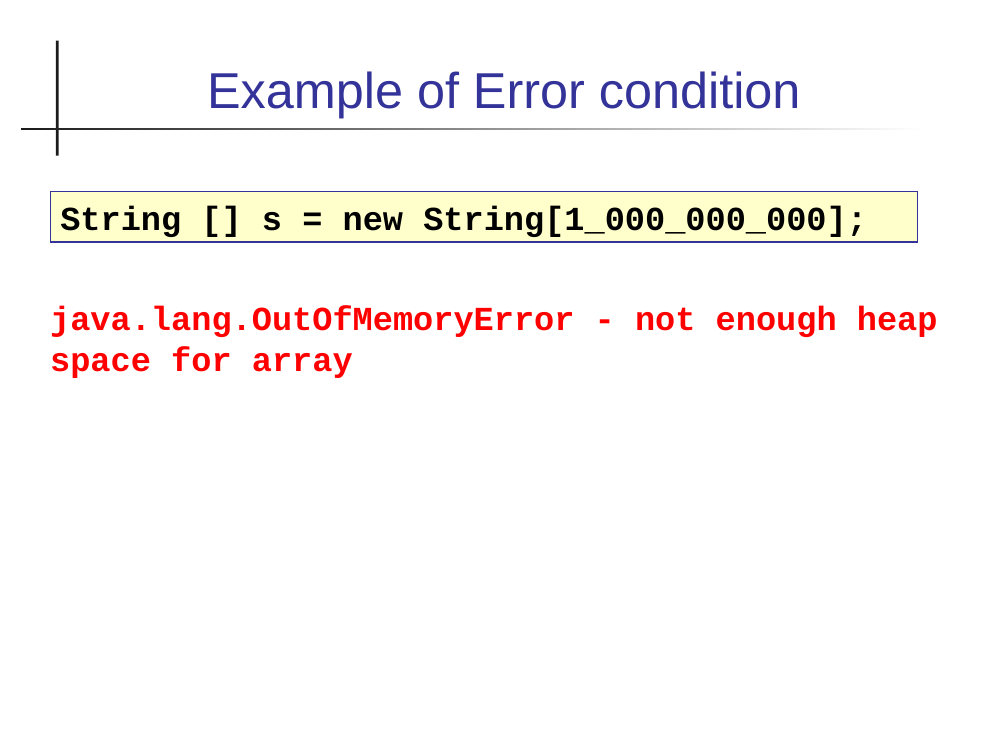
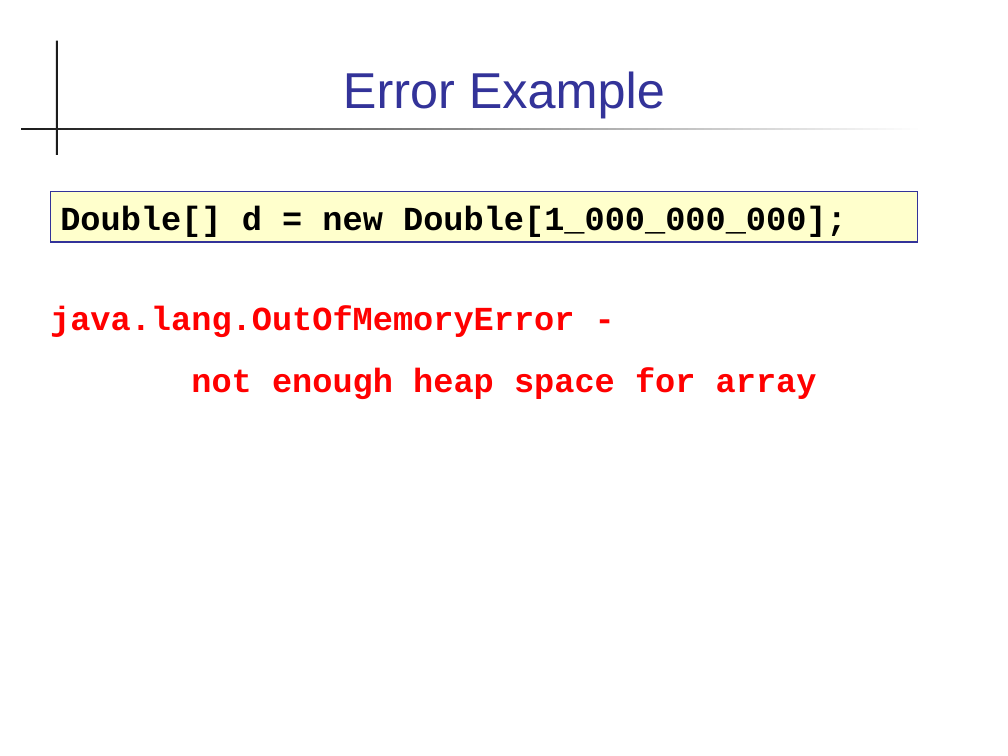
Before and after one commit to skeoop/skeoop.github.io, a slide deck: slide 6 of exceptions/Exceptions.ppt. Drawn at 1008x756 pixels with LibreOffice and Linux fonts; fonts in the diff are those of the drawing. Boxes give left, top, right and bottom in pixels: in the first picture for what was removed or moved away, otherwise in the second. Text is boxed around its words. In the diff, an @@ line names an element or a change of style, - is before the commit and + after.

```diff
--- a/exceptions/Exceptions.ppt
+++ b/exceptions/Exceptions.ppt
@@ title at [343, 71, 665, 118]: text changed @@
-Example of Error condition
+Error Example
@@ text in rectangle at [60, 205, 847, 237]: text changed @@
-String [] s = new String[1_000_000_000];
+Double[] d = new Double[1_000_000_000];
@@ text at [50, 306, 817, 399]: text changed @@
-java.lang.OutOfMemoryError - not enough heap space for array
+java.lang.OutOfMemoryError -
+not enough heap space for array
```
Also in this commit, not shown: 33 other slides changed, 3 slides added, 25 slides removed, 7 other files.
